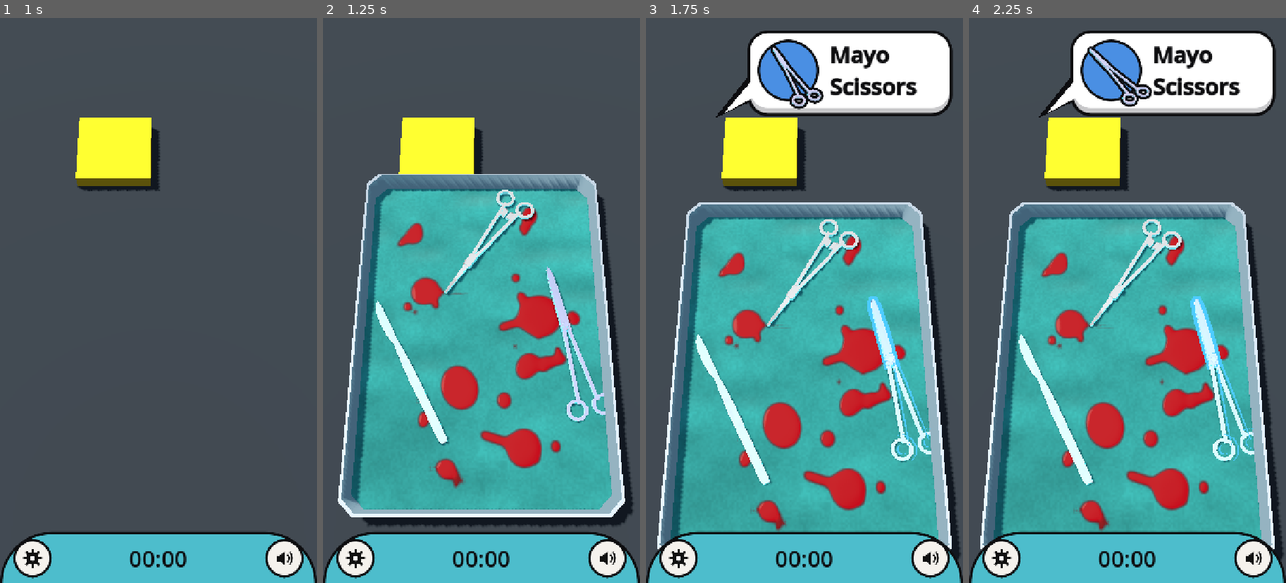
Above: before the commit, frames 1-4 (left to right).
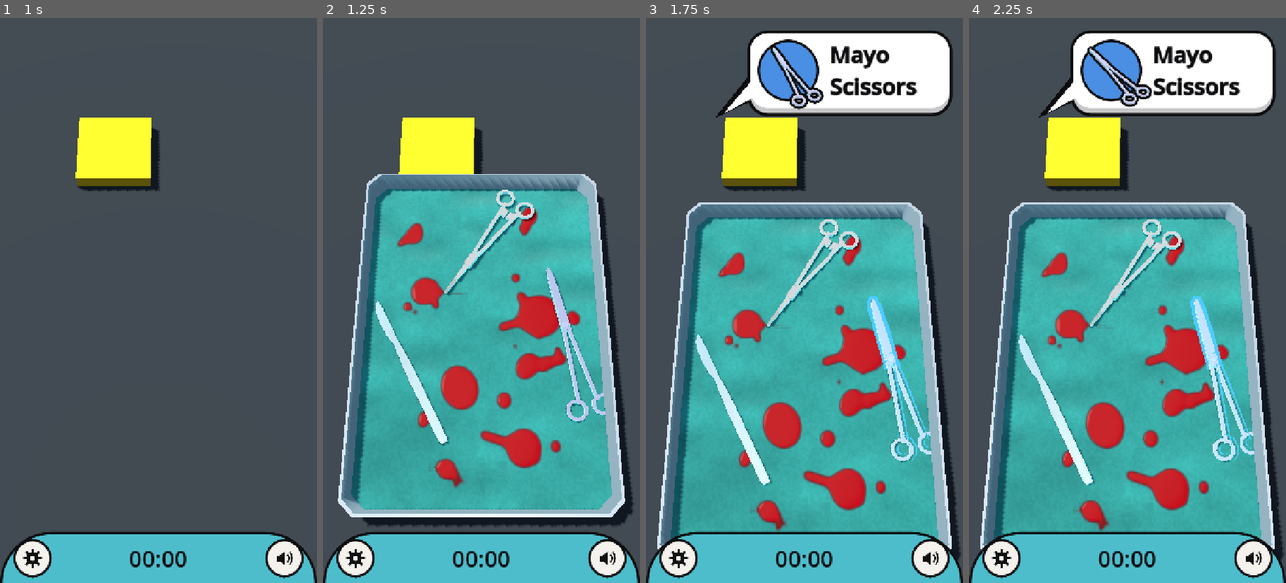
Above: after the commit, the same moments.

Repository: optimisticlucio/untitled-game-jam-game
Game: Godot game, scene res://ui/main_menu.tscn
The game is run twice, just before and just after one commit, with the same random seed, the same clock (stepped at 60 frames per second) and the same inputs.
Inputs (mouse positions are in pixels of both pictures, inside the frame that each line leads up to):
- Up to frame 1 (1 s): click "Play" at 0.5 s
- Up to frame 2 (1.25 s): no input
- Up to frame 3 (1.75 s): tap Enter at 1.25 s; move the mouse to (874, 272) at 1.27 s; click (874, 272) at 1.42 s
- Up to frame 4 (2.25 s): drag from (1064, 328) to (1111, 413) at 2.02 s

Frame 1 is identical in both runs. In frame 2, less than 0.1% of the frame differs, in the area x 20-93%, y 55-67%; in frame 3, 0.2%; in frame 4, 0.2%, in the area x 16-93%, y 56-78%.

Commit message:
Tools keep their colour when lying flat; softer sun shadows
In the game the tools lie flat, so every top face caught the ceiling lamp
in the room reflection and came out white (Julia's lab pile is tilted,
so it looked fine there). The lamp is now a small spot (lamp_size) that
only tilted faces catch, which brings flat tools back to their tinted
grey and makes them easier to tell apart. The sun's shadows are softer
(shadow_blur 2.8, Julia's shadow softness in the lab), so each tool gets
a visible shadow on the cloth.

Co-Authored-By: Claude Opus 5.5 <noreply@anthropic.com>

Diff:
--- a/levels/level.tscn
+++ b/levels/level.tscn
@@ -75,6 +75,7 @@
 shadow_enabled = true
 shadow_bias = 0.01
 shadow_normal_bias = 1.0
+shadow_blur = 2.8
 directional_shadow_mode = 0
 directional_shadow_max_distance = 1.5
 
Not shown, changed: assets/shaders/toon_common.gdshaderinc
